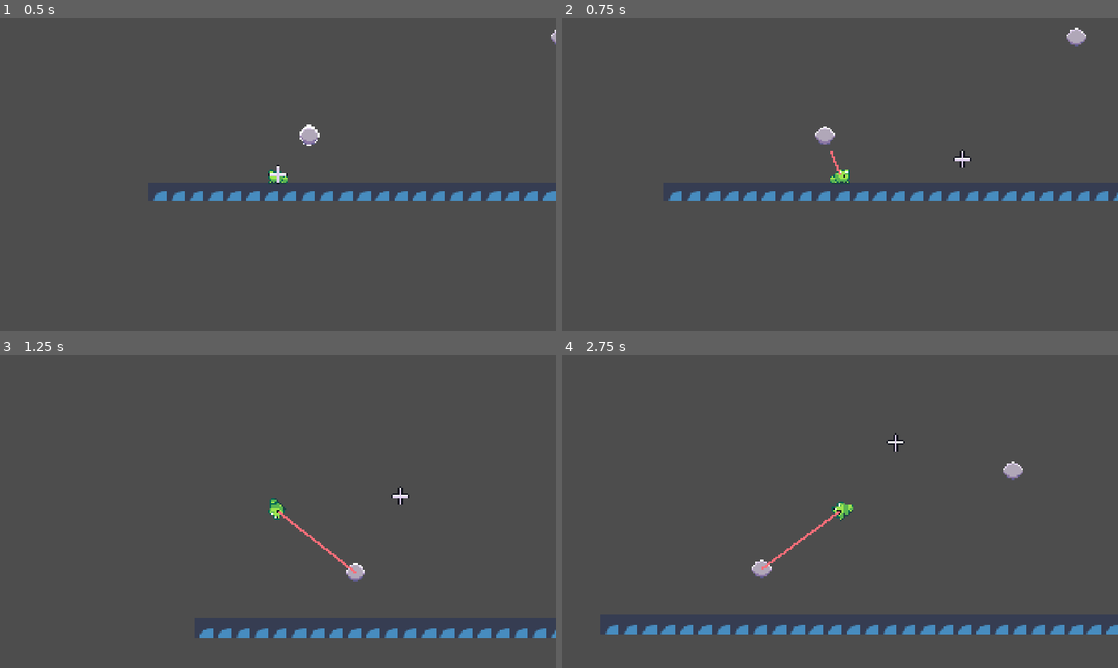
Above: before the commit, frames 1-4 (two rows, left to right).
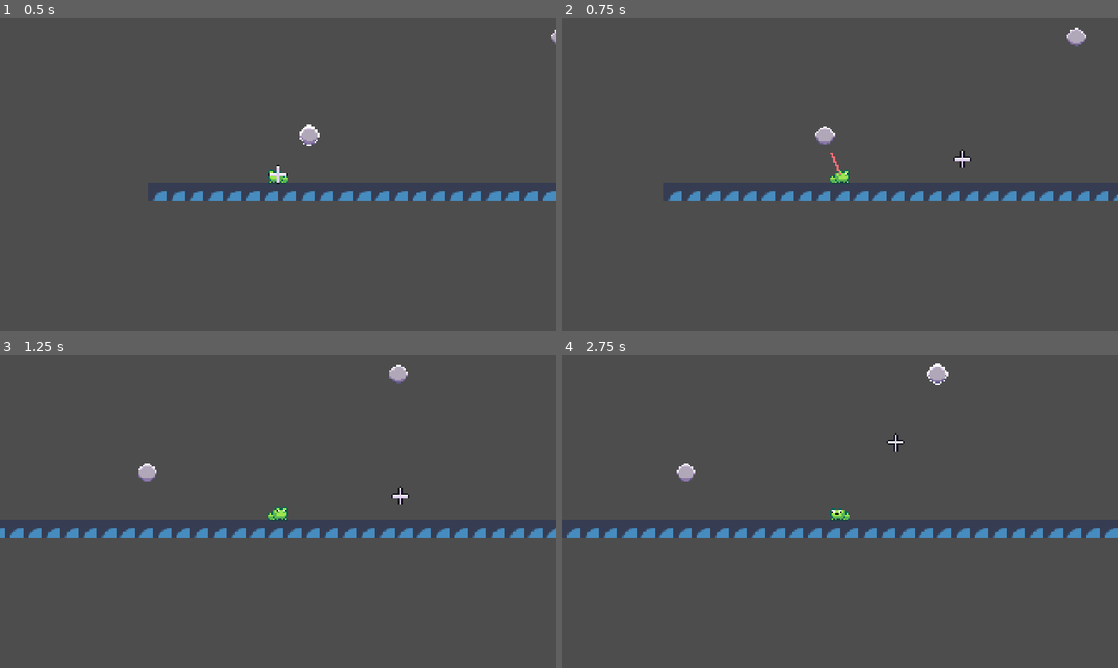
Above: after the commit, the same moments.

Repository: MadAvidCoder/Spin-phibian
Game: Godot game, scene res://scenes/main.tscn
Same seed, same stepped clock (60 frames per second), same inputs: the game is played once before the commit and once after it. The engine's default icon, where the game draws it, is replaced by a stand-in: a white triangle on a blue panel in a dark square.
Inputs (mouse positions are in pixels of both pictures, inside the frame that each line leads up to):
- Up to frame 1 (0.5 s): no input
- Up to frame 2 (0.75 s): tap Enter at 0.5 s; move the mouse to (962, 158) at 0.52 s; hold D (right) from 0.53 s (still down); click (962, 158) at 0.6 s
- Up to frame 3 (1.25 s): keep holding D (right)
- Up to frame 4 (2.75 s): move the mouse to (728, 527) at 1.27 s; click (728, 527) at 1.35 s; move the mouse to (895, 442) at 2.02 s; release D (right) at 2.03 s; hold A (left) from 2.03 s (still down); click (895, 442) at 2.1 s

Frame 1 is identical in both runs. In frame 2, 0.1% of the frame differs, in the area x 19-100%, y 5-57%; in frame 3, 3.9%; in frame 4, 4.6%, in the area x 0-100%, y 2-90%.

Commit message:
Fix strange tongues

Diff:
--- a/src/scripts/frog.gd
+++ b/src/scripts/frog.gd
@@ -36,7 +36,9 @@
 		if targ_anchor.global_position.distance_to(global_position) <= pull_dist:
 			anchor = targ_anchor
 			change_state(States.TONGUING)
-			tongue.extend(func(): change_state(States.GRAPPLED))
+			tongue.extend(func():
+				if state == States.TONGUING: change_state(States.GRAPPLED)
+				else: tongue.retract())
 
 			var dir = (anchor.global_position - global_position)
 			var cross = dir.cross(velocity)
@@ -46,7 +48,7 @@
 				angular_speed = abs(angular_speed)
 
 func on_anchor_released():
-	if state == States.GRAPPLED:
+	if state == States.GRAPPLED or state == States.TONGUING:
 		change_state(States.AIR)
 
 func change_state(new_state: States):
